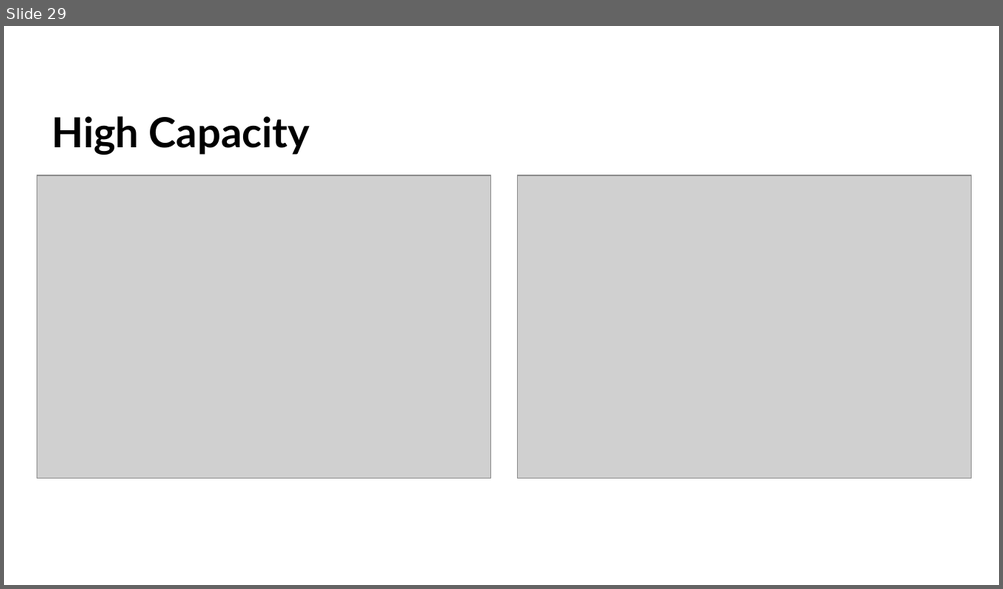
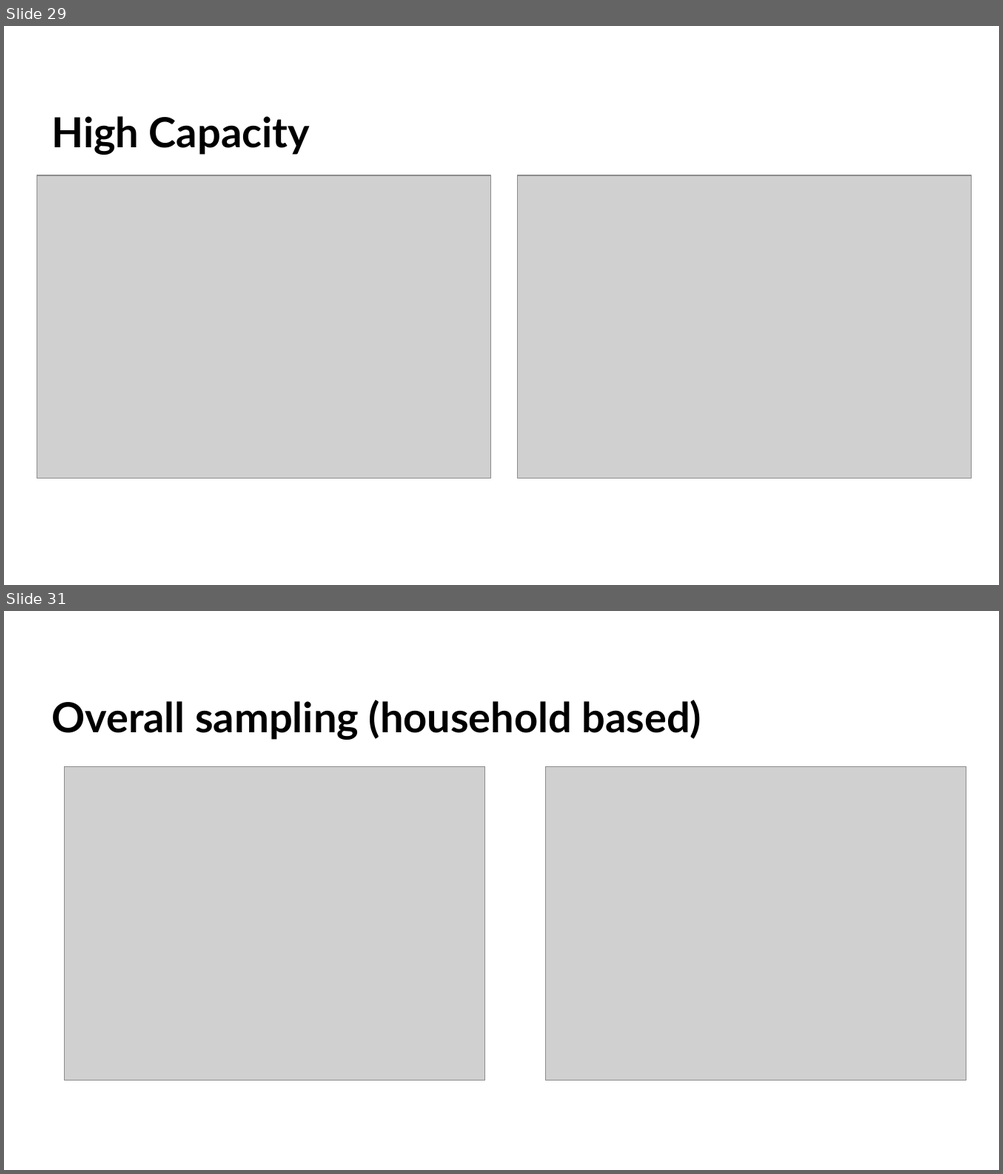
Before and after one commit to MUSA-Zhanchao/Mexico-City-survey-comp, a slide deck: doc/mexico city trip compa.pptx. Shown one above the other, each under a label of ours: slide 29 before the commit, slides 29 and 31 after it; the slides between them are not shown. The pictures are 1003x589 and 1003x1174 pixels, drawn with LibreOffice and Linux fonts; fonts in the diff are those of the drawing; grey boxes stand for pictures. Boxes give left, top, right and bottom in pixels: in the first picture for what was removed or moved away, otherwise in the second. Text is boxed around its words. In the diff, an @@ line names an element or a change of style, - is before the commit and + after.

```diff
--- a/doc/mexico city trip compa.pptx
+++ b/doc/mexico city trip compa.pptx
@@ slide 31 added at bbox=[4, 611, 999, 1170], background #FFFFFF @@
@@ title added at bbox=[51, 700, 702, 740], 40 pt, text #000000, bold @@
+Overall sampling (household based)
@@ picture added at bbox=[65, 767, 485, 1080] @@
@@ picture added at bbox=[545, 767, 966, 1080] @@
```
Also in this commit, not shown: 1 slide changed, 4 other slides added, 2 other files.
